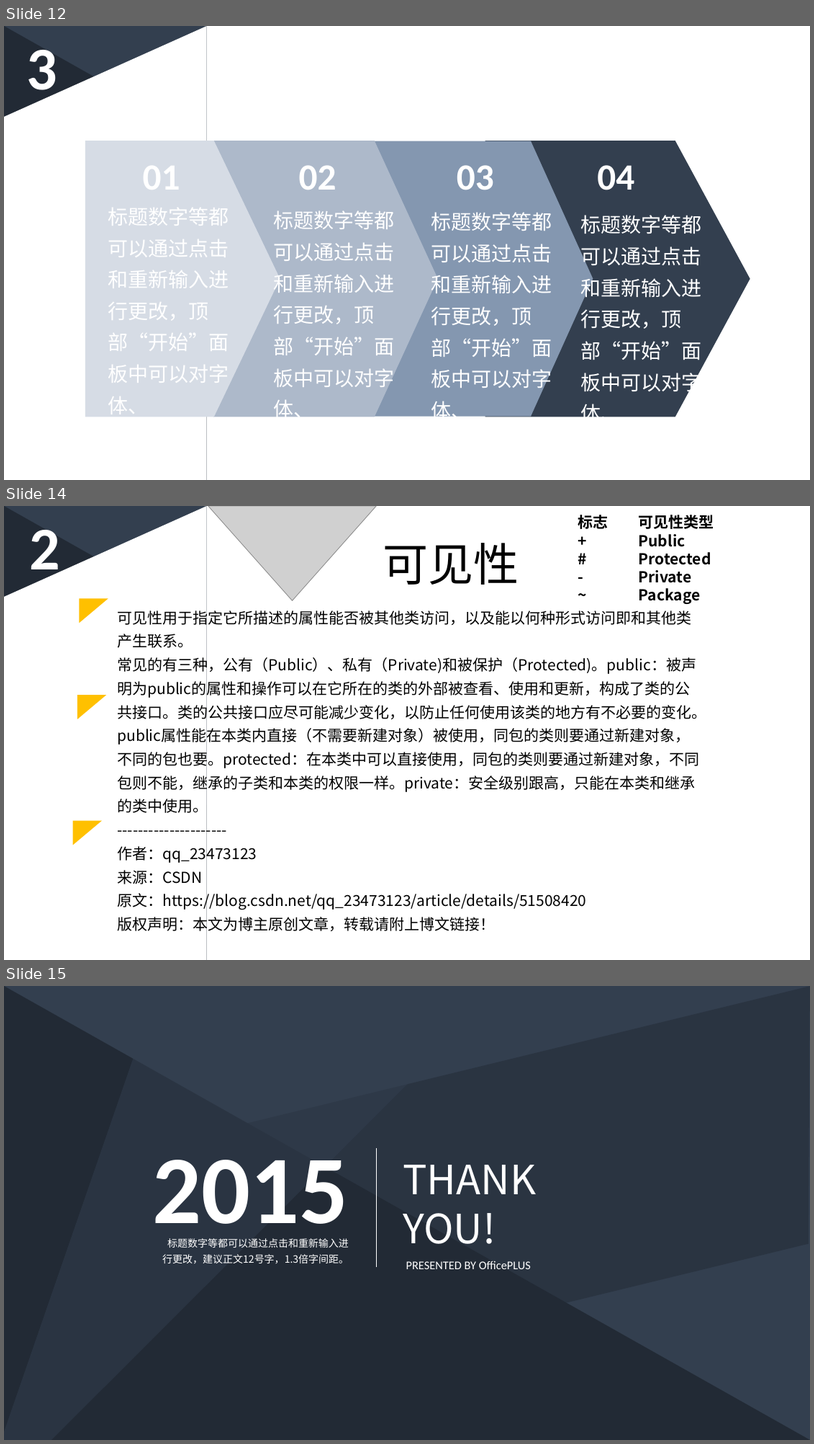
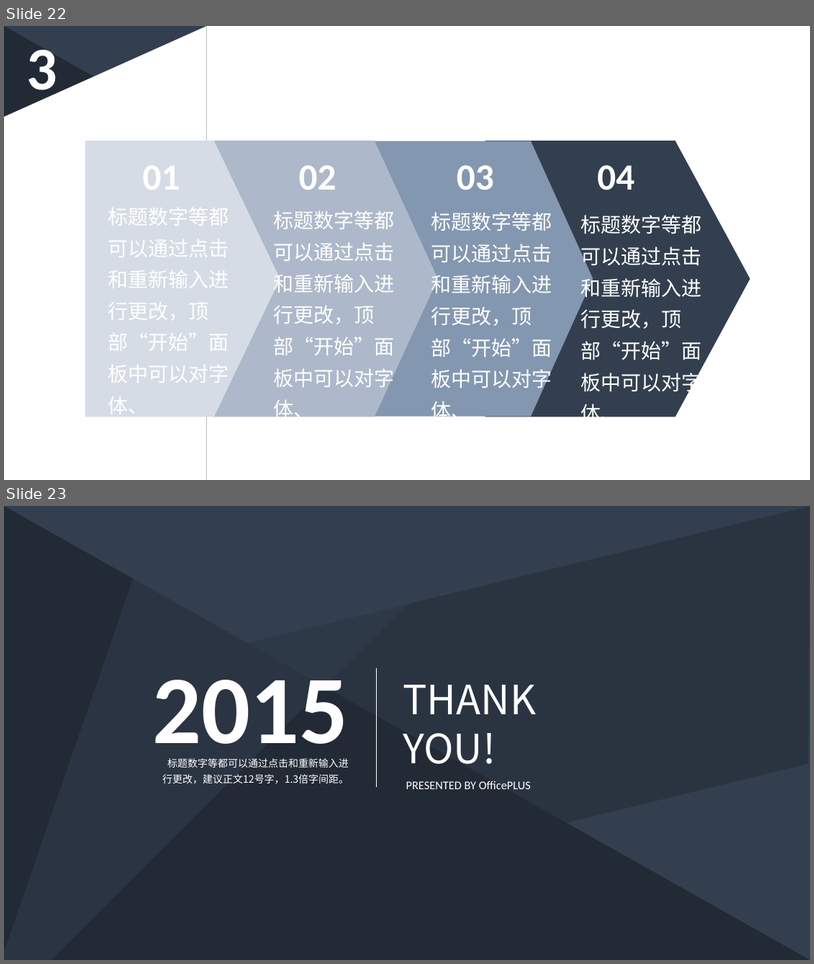
Before and after one commit to PRD2018-G03/PRD2018-G03-SoftwareEngineeringProject, a slide deck: 非受控文档/5_骆佳俊/深蓝低调稳重商务PPT模板-类图骆佳俊部分.pptx. Shown one above the other, each under a label of ours: slides 12, 14 and 15 before the commit, slides 22 and 23 after it; the slides between them are not shown. The pictures are 814x1444 and 814x964 pixels, drawn with LibreOffice and Linux fonts; fonts in the diff are those of the drawing; grey boxes stand for pictures. Boxes give left, top, right and bottom in pixels: in the first picture for what was removed or moved away, otherwise in the second. Text is boxed around its words. In the diff, an @@ line names an element or a change of style, - is before the commit and + after.

```diff
--- a/非受控文档/5_骆佳俊/深蓝低调稳重商务PPT模板-类图骆佳俊部分.pptx
+++ b/非受控文档/5_骆佳俊/深蓝低调稳重商务PPT模板-类图骆佳俊部分.pptx
@@ slide 14 removed at [4, 506, 810, 960], background #333F50; not listed: 3 template elements that a slide beside it also shows @@
@@ flow chart manual input removed at [4, 506, 206, 960] @@
@@ rectangle removed at [206, 506, 810, 960] @@
@@ picture removed at [208, 506, 377, 600] @@
@@ text removed at [579, 515, 715, 604] @@
-标志 可见性类型
-+ Public
-# Protected
-- Private
-~ Package
@@ text removed at [29, 530, 60, 583] @@
-2
@@ text removed at [383, 543, 520, 584] @@
-可见性
@@ triangle removed at [79, 599, 108, 623] @@
@@ text removed at [117, 608, 707, 933] @@
-可见性用于指定它所描述的属性能否被其他类访问，以及能以何种形式访问即和其他类产生联系。
-常见的有三种，公有（Public）、私有（Private)和被保护（Protected)。public：被声明为public的属性和操作可以在它所在的类的外部被查看、使用和更新，构成了类的公共接口。类的公共接口应尽可能减少变化，以防止任何使用该类的地方有不必要的变化。public属性能在本类内直接（不需要新建对象）被使用，同包的类则要通过新建对象，不同的包也要。protected：在本类中可以直接使用，同包的类则要通过新建对象，不同包则不能，继承的子类和本类的权限一样。private：安全级别跟高，只能在本类和继承的类中使用。
----------------------
-作者：qq_23473123
-来源：CSDN
-原文：https://blog.csdn.net/qq_23473123/article/details/51508420
-版权声明：本文为博主原创文章，转载请附上博文链接！
@@ triangle removed at [77, 695, 106, 719] @@
@@ triangle removed at [73, 821, 102, 845] @@
@@ what was slide 12 is now slide 22 @@
@@ what was slide 15 is now slide 23 @@
```
Also in this commit, not shown: 5 slides changed, 12 slides added, 3 other slides removed.
